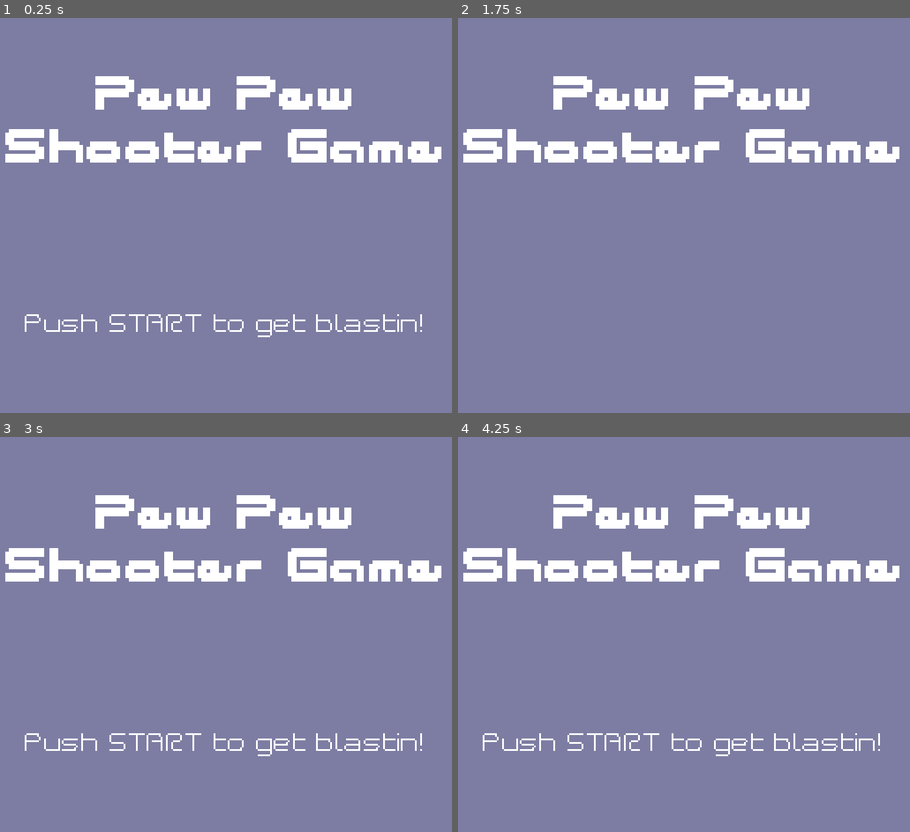
Above: before the commit, frames 1-4 (two rows, left to right).
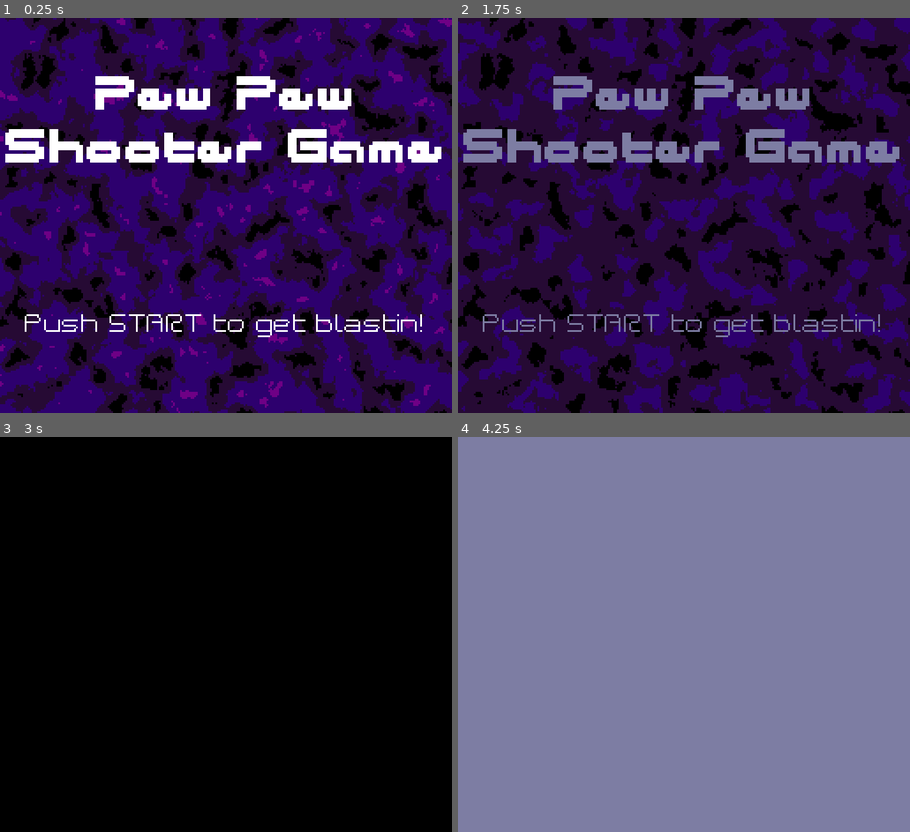
Above: after the commit, the same moments.

Repository: radzo73/Lospec-Jam-2
Game: Godot game, scene res://Scenes/Shell.tscn
Same seed, same stepped clock (60 frames per second), same inputs: the game is played once before the commit and once after it. The engine's default icon, where the game draws it, is replaced by a stand-in: a white triangle on a blue panel in a dark square.
Inputs:
- Up to frame 1 (0.25 s): no input
- Up to frame 2 (1.75 s): tap Enter (game_start, bound only after the commit) at 0.5, 0.6, 1.25, 1.35 s; hold Right (game_right, bound only after the commit) 0.53-1.28 s; hold Left (game_left, bound only after the commit) from 1.28 s (still down)
- Up to frame 3 (3 s): tap Enter (game_start, bound only after the commit) at 2, 2.1, 2.75, 2.85 s; release Left (game_left, bound only after the commit) at 2.03 s; hold Right (game_right, bound only after the commit) 2.03-2.78 s; hold Up (game_up, bound only after the commit) from 2.78 s (still down)
- Up to frame 4 (4.25 s): tap Enter (game_start, bound only after the commit) at 3.5, 3.6 s; release Up (game_up, bound only after the commit) at 3.53 s; hold Left (game_left, bound only after the commit) from 3.53 s (still down)

The runs differ from the first frame. In frame 1, 93% of the frame differs, in the area x 0-100%, y 0-100%; in frame 2, 99%; in frame 3, 100%; in frame 4, 6.9%.

Commit message:
Player Movement

Diff:
--- /dev/null
+++ b/Scenes/HUD.tscn
@@ -0,0 +1,12 @@
+[gd_scene load_steps=2 format=3 uid="uid://dhy4q63nnv7vb"]
+
+[ext_resource type="Script" path="res://Scripts/HUD.gd" id="1_n1dqc"]
+
+[node name="HUD" type="Control"]
+layout_mode = 3
+anchors_preset = 15
+anchor_right = 1.0
+anchor_bottom = 1.0
+grow_horizontal = 2
+grow_vertical = 2
+script = ExtResource("1_n1dqc")
--- a/Scenes/Menu.tscn
+++ b/Scenes/Menu.tscn
@@ -1,8 +1,22 @@
-[gd_scene load_steps=10 format=3 uid="uid://7ok7ulftjpna"]
+[gd_scene load_steps=13 format=3 uid="uid://7ok7ulftjpna"]
 
 [ext_resource type="Script" path="res://Scripts/Menu.gd" id="1_c2d6b"]
 [ext_resource type="FontFile" uid="uid://bjtjjk5vcjm5t" path="res://Fonts/BM Japan.ttf" id="1_ljdg5"]
 [ext_resource type="FontFile" uid="uid://imme662vmn77" path="res://Fonts/BM Space.ttf" id="2_jvy7w"]
+
+[sub_resource type="Gradient" id="Gradient_4jwhr"]
+offsets = PackedFloat32Array(0.227273, 0.876623)
+colors = PackedColorArray(0, 0, 0, 1, 0.431373, 0, 0.521569, 1)
+
+[sub_resource type="FastNoiseLite" id="FastNoiseLite_n3pve"]
+noise_type = 0
+frequency = 0.0344
+
+[sub_resource type="NoiseTexture2D" id="NoiseTexture2D_kbwhg"]
+width = 256
+height = 214
+color_ramp = SubResource("Gradient_4jwhr")
+noise = SubResource("FastNoiseLite_n3pve")
 
 [sub_resource type="LabelSettings" id="LabelSettings_pvb21"]
 line_spacing = 0.0
@@ -21,7 +35,7 @@
 tracks/0/enabled = true
 tracks/0/path = NodePath(".:label_settings:font_color")
 tracks/0/interp = 0
-tracks/0/loop_wrap = true
+tracks/0/loop_wrap = false
 tracks/0/keys = {
 "times": PackedFloat32Array(0, 0.5),
 "transitions": PackedFloat32Array(1, 1),
@@ -79,6 +93,15 @@
 script = ExtResource("1_c2d6b")
 metadata/_edit_use_anchors_ = true
 
+[node name="TextureRect" type="TextureRect" parent="."]
+layout_mode = 1
+anchors_preset = 15
+anchor_right = 1.0
+anchor_bottom = 1.0
+grow_horizontal = 2
+grow_vertical = 2
+texture = SubResource("NoiseTexture2D_kbwhg")
+
 [node name="Label" type="Label" parent="."]
 layout_mode = 2
 offset_top = 30.0
--- /dev/null
+++ b/Scenes/Player.tscn
@@ -0,0 +1,18 @@
+[gd_scene load_steps=4 format=3 uid="uid://dat02at35yo3d"]
+
+[ext_resource type="Script" path="res://Scripts/Player.gd" id="1_iwh3a"]
+[ext_resource type="Texture2D" uid="uid://077g77tvcphx" path="res://icon.svg" id="2_uty1k"]
+
+[sub_resource type="RectangleShape2D" id="RectangleShape2D_bofg6"]
+
+[node name="Player" type="CharacterBody2D" groups=["Player"]]
+motion_mode = 1
+script = ExtResource("1_iwh3a")
+
+[node name="Sprite2D" type="Sprite2D" parent="."]
+
+[node name="CollisionShape2D" type="CollisionShape2D" parent="."]
+shape = SubResource("RectangleShape2D_bofg6")
+
+[node name="Icon" type="Sprite2D" parent="."]
+texture = ExtResource("2_uty1k")
--- a/Scenes/Shell.tscn
+++ b/Scenes/Shell.tscn
@@ -6,7 +6,7 @@
 [sub_resource type="ShaderMaterial" id="ShaderMaterial_m1o16"]
 shader = ExtResource("1_tlmwh")
 shader_parameter/colors = PackedColorArray(1, 0.00784314, 0.168627, 1, 0.501961, 0, 0.203922, 1, 1, 1, 0.0509804, 1, 1, …(311 unchanged characters)…
-shader_parameter/epsilon = 0.27
+shader_parameter/epsilon = 0.231
 
 [node name="SubViewportContainer" type="SubViewportContainer"]
 material = SubResource("ShaderMaterial_m1o16")
@@ -16,7 +16,9 @@
 grow_horizontal = 2
 grow_vertical = 2
 stretch = true
-script = ExtResource("1_xpno2")
 
 [node name="Shell" type="SubViewport" parent="."]
+handle_input_locally = false
 size = Vector2i(256, 224)
+render_target_update_mode = 4
+script = ExtResource("1_xpno2")
--- /dev/null
+++ b/Scripts/Global.gd
@@ -0,0 +1,4 @@
+extends Node
+
+var health := 3
+var moveVertical := false
--- /dev/null
+++ b/Scripts/HUD.gd
@@ -0,0 +1,11 @@
+extends Control
+
+
+# Called when the node enters the scene tree for the first time.
+func _ready():
+	pass # Replace with function body.
+
+
+# Called every frame. 'delta' is the elapsed time since the previous frame.
+func _process(delta):
+	pass
--- a/Scripts/Menu.gd
+++ b/Scripts/Menu.gd
@@ -1,11 +1,19 @@
 extends Control
+var starting := false
+func _ready() -> void:
+	pass
 
+func _process(delta) -> void:
+	if Input.is_action_just_pressed(&"game_start") and not starting:
+		starting = true
+		$Label2/AnimationPlayer.play(&"Start")
+		await get_tree().create_timer(1.0).timeout
+		modulate.v = .6
+		await get_tree().create_timer(.3).timeout
+		$Label2.visible = false
+		modulate.v = .3
+		await get_tree().create_timer(.3).timeout
+		modulate.v = 0
+		await get_tree().create_timer(1.0).timeout
 
-# Called when the node enters the scene tree for the first time.
-func _ready():
-	position = Vector2.ZERO
-
-
-# Called every frame. 'delta' is the elapsed time since the previous frame.
-func _process(delta):
-	pass
+		get_parent().loadScene(&"Player")
--- /dev/null
+++ b/Scripts/Player.gd
@@ -0,0 +1,23 @@
+extends CharacterBody2D
+@export var HUD: NodePath
+@export var speedUp := 0.5
+@export var speedDown := 1.0
+@export var speedHorizontalTerm := 100.0
+@export var speedHorizontalAccel := 20
+
+
+func _process(delta):
+	var left := Input.is_action_pressed(&"game_left")
+	var right := Input.is_action_pressed(&"game_right")
+	var up := Input.is_action_pressed(&"game_up")
+	if left and not right:
+		velocity.x = move_toward(velocity.x, -speedHorizontalTerm, speedHorizontalAccel)
+	elif right and not left:
+		velocity.x = move_toward(velocity.x, speedHorizontalTerm, speedHorizontalAccel)
+	else:
+		velocity.x = move_toward(velocity.x, 0, speedHorizontalAccel)
+	if Global.moveVertical:
+		if up:
+			velocity.y = 0
+
+	move_and_slide()
--- a/Scripts/Shell.gd
+++ b/Scripts/Shell.gd
@@ -1,12 +1,14 @@
 extends Node
-var child := Node.new()
+var childPath := ^""
 
 func _ready():
 	loadScene("Menu")
 
 func loadScene(sceneName: String):
-	if not child.get_parent():
-		child.queue_free()
+	if not childPath.is_empty():
+		get_node(childPath).queue_free()
 	var scene:PackedScene = load(str("res://Scenes/", sceneName, ".tscn"))
-	child = scene.instantiate()
-	self.call_deferred(&"add_child", child)
+	if scene:
+		var child := scene.instantiate()
+		add_child(child)
+		childPath = get_path_to(child)
--- a/Shaders/Shell.gdshader
+++ b/Shaders/Shell.gdshader
@@ -20,7 +20,6 @@
 	dist[13] = distance(colors[13], c.rgb);
 	dist[14] = distance(colors[14], c.rgb);
 
-
 	COLOR.rgb = dist[0] < epsilon ? colors[0]:
 		(dist[1] < epsilon ? colors[1]:
 		(dist[2] < epsilon ? colors[2]:
--- a/project.godot
+++ b/project.godot
@@ -13,6 +13,11 @@
 config/name="Lospec Jam 2"
 run/main_scene="res://Scenes/Shell.tscn"
 config/features=PackedStringArray("4.2", "GL Compatibility")
+run/max_fps=30
+
+[autoload]
+
+Global="*res://Scripts/Global.gd"
 
 [display]
 
@@ -20,6 +25,49 @@
 window/size/viewport_height=224
 window/stretch/mode="viewport"
 
+[input]
+
+game_up={
+"deadzone": 0.5,
+"events": [Object(InputEventKey,"resource_local_to_scene":false,"resource_name":"","device":-1,"window_id":0,"alt_pressed":false,"shift_pressed":false,"ctrl_pressed":false,"meta_pressed":false,"pressed":false,"keycode":4194320,"physical_keycode":0,"key_label":0,"unicode":0,"echo":false,"script":null)
+]
+}
+game_down={
+"deadzone": 0.5,
+"events": [Object(InputEventKey,"resource_local_to_scene":false,"resource_name":"","device":-1,"window_id":0,"alt_pressed":false,"shift_pressed":false,"ctrl_pressed":false,"meta_pressed":false,"pressed":false,"keycode":4194322,"physical_keycode":0,"key_label":0,"unicode":0,"echo":false,"script":null)
+]
+}
+game_left={
+"deadzone": 0.5,
+"events": [Object(InputEventKey,"resource_local_to_scene":false,"resource_name":"","device":-1,"window_id":0,"alt_pressed":false,"shift_pressed":false,"ctrl_pressed":false,"meta_pressed":false,"pressed":false,"keycode":4194319,"physical_keycode":0,"key_label":0,"unicode":0,"echo":false,"script":null)
+]
+}
+game_right={
+"deadzone": 0.5,
+"events": [Object(InputEventKey,"resource_local_to_scene":false,"resource_name":"","device":-1,"window_id":0,"alt_pressed":false,"shift_pressed":false,"ctrl_pressed":false,"meta_pressed":false,"pressed":false,"keycode":4194321,"physical_keycode":0,"key_label":0,"unicode":0,"echo":false,"script":null)
+]
+}
+game_A={
+"deadzone": 0.5,
+"events": [Object(InputEventKey,"resource_local_to_scene":false,"resource_name":"","device":-1,"window_id":0,"alt_pressed":false,"shift_pressed":false,"ctrl_pressed":false,"meta_pressed":false,"pressed":false,"keycode":90,"physical_keycode":0,"key_label":0,"unicode":122,"echo":false,"script":null)
+]
+}
+game_B={
+"deadzone": 0.5,
+"events": [Object(InputEventKey,"resource_local_to_scene":false,"resource_name":"","device":-1,"window_id":0,"alt_pressed":false,"shift_pressed":false,"ctrl_pressed":false,"meta_pressed":false,"pressed":false,"keycode":88,"physical_keycode":0,"key_label":0,"unicode":120,"echo":false,"script":null)
+]
+}
+game_select={
+"deadzone": 0.5,
+"events": [Object(InputEventKey,"resource_local_to_scene":false,"resource_name":"","device":-1,"window_id":0,"alt_pressed":false,"shift_pressed":false,"ctrl_pressed":false,"meta_pressed":false,"pressed":false,"keycode":32,"physical_keycode":0,"key_label":0,"unicode":32,"echo":false,"script":null)
+]
+}
+game_start={
+"deadzone": 0.5,
+"events": [Object(InputEventKey,"resource_local_to_scene":false,"resource_name":"","device":-1,"window_id":0,"alt_pressed":false,"shift_pressed":false,"ctrl_pressed":false,"meta_pressed":false,"pressed":false,"keycode":4194309,"physical_keycode":0,"key_label":0,"unicode":0,"echo":false,"script":null)
+]
+}
+
 [rendering]
 
 textures/canvas_textures/default_texture_filter=0
